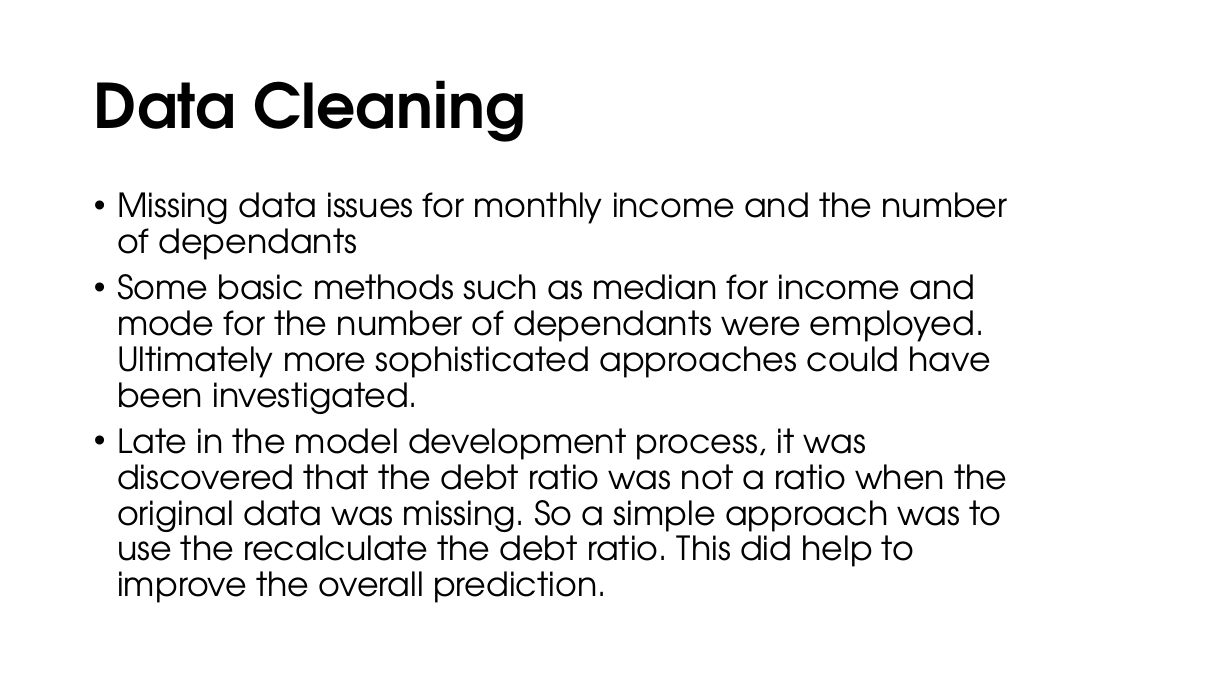
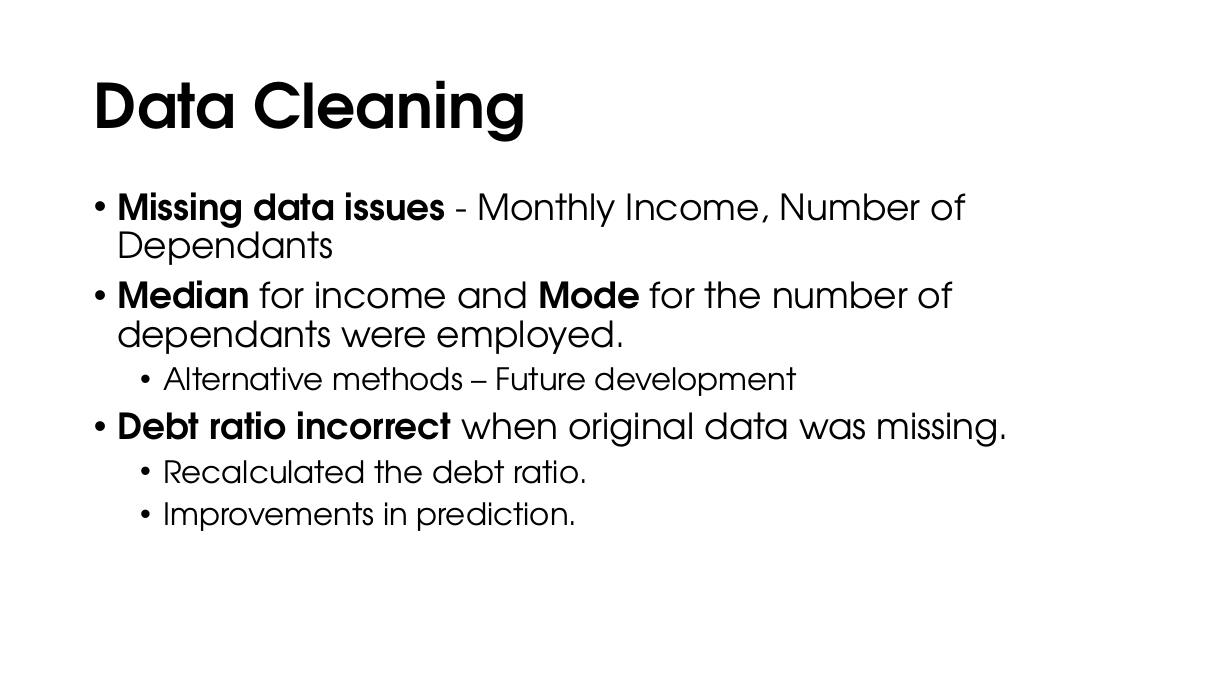
Before and after one commit to atsarvos/Artys-Project---Data-Science, a slide deck: slide 5 of OUTPUT/Data Science Project Presentation.pptx. Drawn at 1232x693 pixels with LibreOffice and Linux fonts; fonts in the diff are those of the drawing; background and template pictures are left out. Boxes give left, top, right and bottom in pixels: in the first picture for what was removed or moved away, otherwise in the second. Text is boxed around its words. In the diff, an @@ line names an element or a change of style, - is before the commit and + after.

Commit message:
Presentation changes

```diff
--- a/OUTPUT/Data Science Project Presentation.pptx
+++ b/OUTPUT/Data Science Project Presentation.pptx
@@ text at <box>117,192,1009,531</box>: text changed; size 25.9 to 28 pt @@
-• Missing data issues for monthly income and the number of dependants
-• Some basic methods such as median for income and mode for the number of dependants were employed. Ultimately more sophisticated approaches could have been investigated.
-• Late in the model development process, it was discovered that the debt ratio was not a ratio when the original data was missing. So a simple approach was to use the recalculate the debt ratio. This did help to improve the overall prediction.
+• Missing data issues - Monthly Income, Number of Dependants
+• Median for income and Mode for the number of dependants were employed.
+  • Alternative methods – Future development
+• Debt ratio incorrect when original data was missing.
+  • Recalculated the debt ratio.
+  • Improvements in prediction.
```
Also in this commit, not shown: 2 other slides changed.
